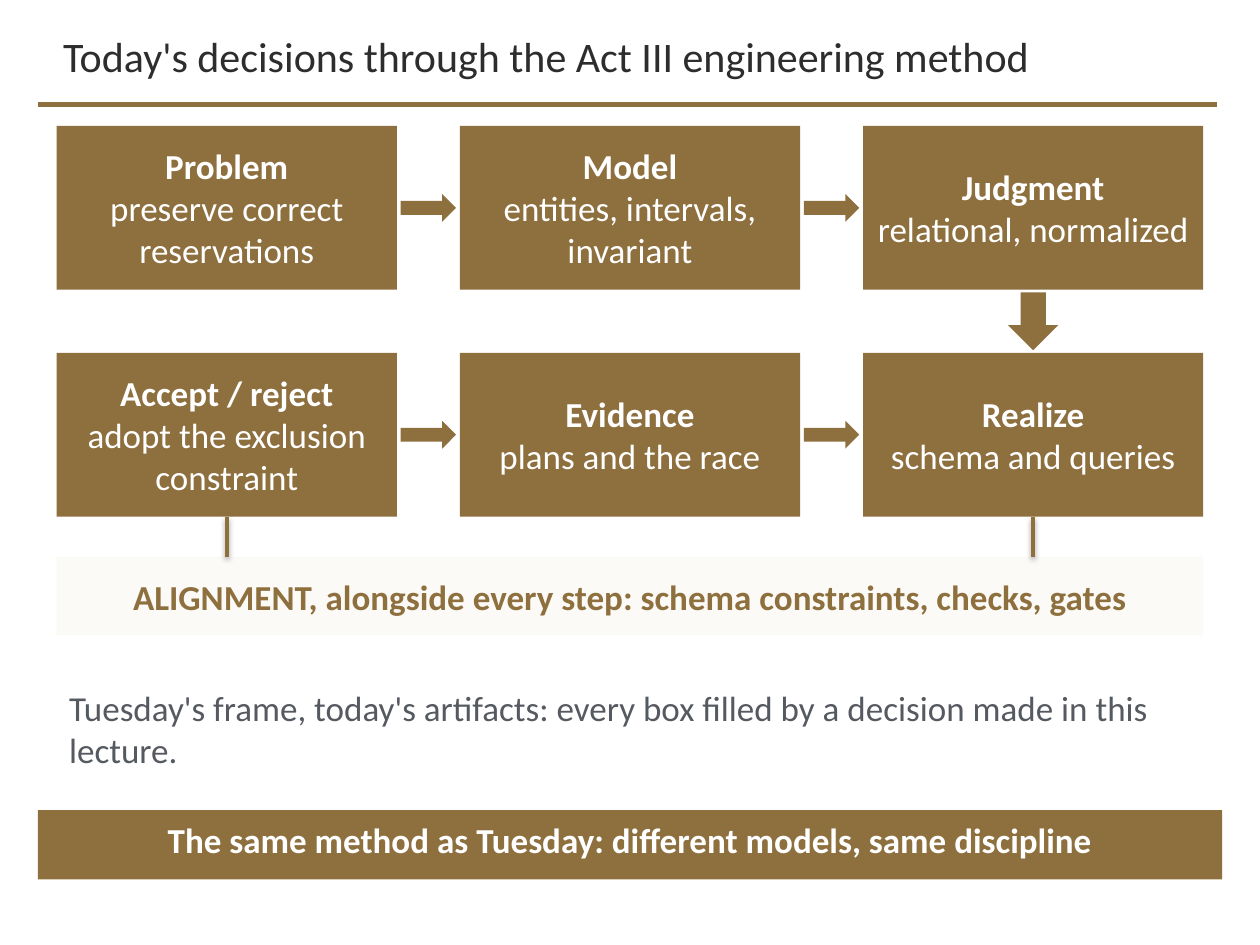
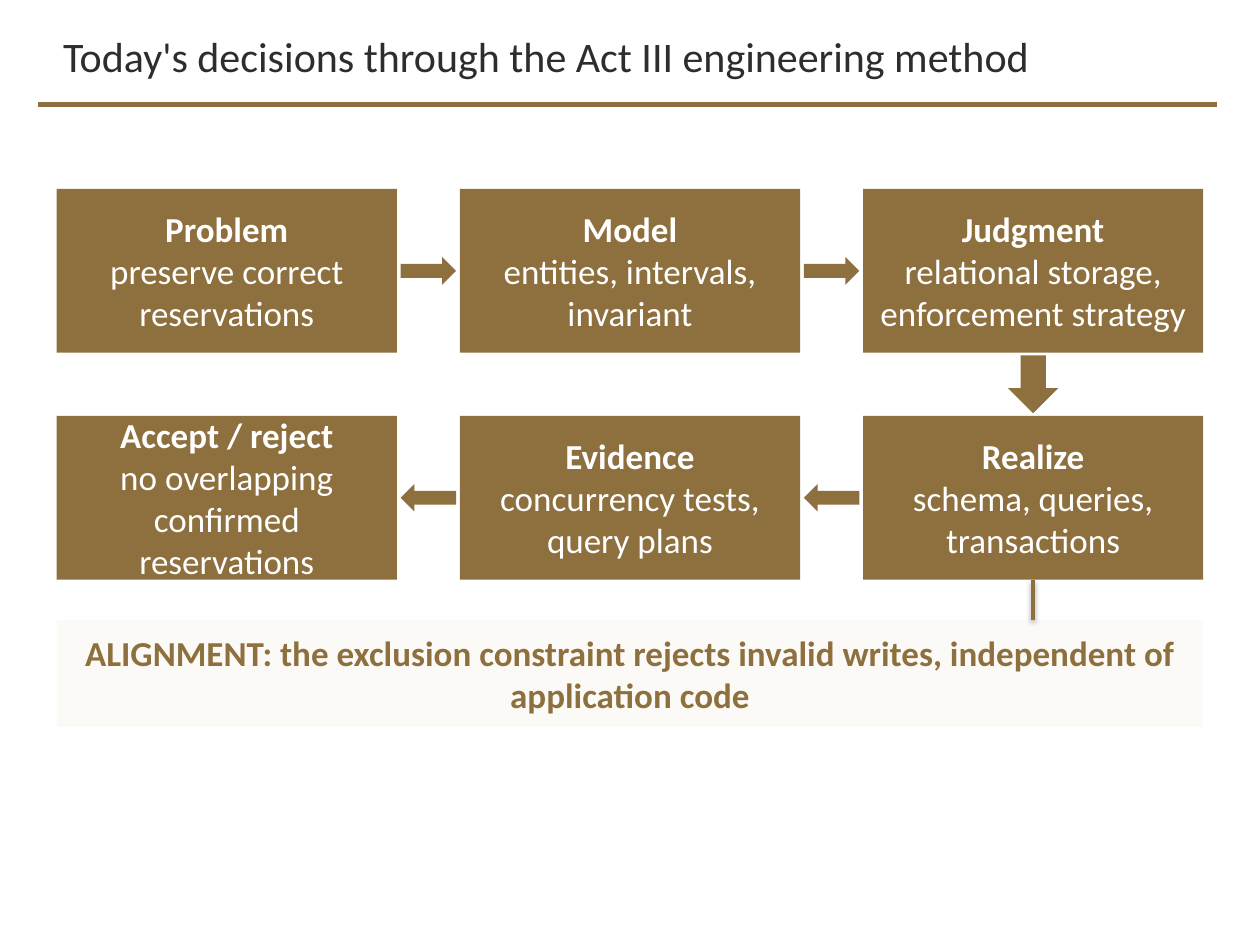
Before and after one commit to davisjam/model-based-agentic-software-engineering, a slide deck: slide 27 of course/lectures/act-3-software-in-the-world/03-data-management/3-2-Data-Management.pptx. Drawn at 1260x945 pixels with LibreOffice and Linux fonts; fonts in the diff are those of the drawing; background and template pictures are left out. Boxes give left, top, right and bottom in pixels: in the first picture for what was removed or moved away, otherwise in the second. Text is boxed around its words. In the diff, an @@ line names an element or a change of style, - is before the commit and + after.

Commit message:
deck 3-2 author review Band P0: s17 optimizer convergence + spill, s26 clipped row, s27 method-flowchart arrow direction and Accept/reject vs Alignment

```diff
--- a/course/lectures/act-3-software-in-the-world/03-data-management/3-2-Data-Management.pptx
+++ b/course/lectures/act-3-software-in-the-world/03-data-management/3-2-Data-Management.pptx
@@ text in rectangle at <box>880,259,1186,332</box>: text changed @@
-relational, normalized
+relational storage, enforcement strategy
@@ 6 rectangles, 2 right arrows, 2 left arrows, 1 down arrow, 1 line: place and size @@
-6 rectangles, 2 right arrows, 2 left arrows, 1 down arrow, 1 line at <box>57,126,1203,557</box>
+6 rectangles, 2 right arrows, 2 left arrows, 1 down arrow, 1 line at <box>57,189,1203,620</box>
@@ text in rectangle at <box>120,465,333,583</box>: text changed @@
-adopt the exclusion constraint
+no overlapping confirmed reservations
@@ left arrow at <box>401,484,456,512</box>: mirrored @@
@@ text in rectangle at <box>500,489,759,559</box>: text changed @@
-plans and the race
+concurrency tests, query plans
@@ left arrow at <box>804,484,859,512</box>: mirrored @@
@@ text in rectangle at <box>913,486,1153,554</box>: text changed @@
-schema and queries
+schema, queries, transactions
@@ line removed from (227, 517) to (227, 557) @@
@@ rectangle "ALIGNMENT: the exclusion constraint rejects ...": place and size @@
-rectangle "ALIGNMENT: the exclusion constraint rejects ..." at <box>57,557,1203,635</box>
+rectangle "ALIGNMENT: the exclusion constraint rejects ..." at <box>57,620,1203,727</box>
@@ text in rectangle at <box>85,641,1174,714</box>: text changed @@
-ALIGNMENT, alongside every step: schema constraints, checks, gates
+ALIGNMENT: the exclusion constraint rejects invalid writes, independent of application code
@@ text removed at <box>69,696,1148,763</box> @@
-Tuesday's frame, today's artifacts: every box filled by a decision made in this lecture.
@@ rectangle removed at <box>38,810,1222,879</box> @@
@@ text removed at <box>168,828,1091,859</box> @@
-The same method as Tuesday: different models, same discipline
```
Also in this commit, not shown: 2 other slides changed.
